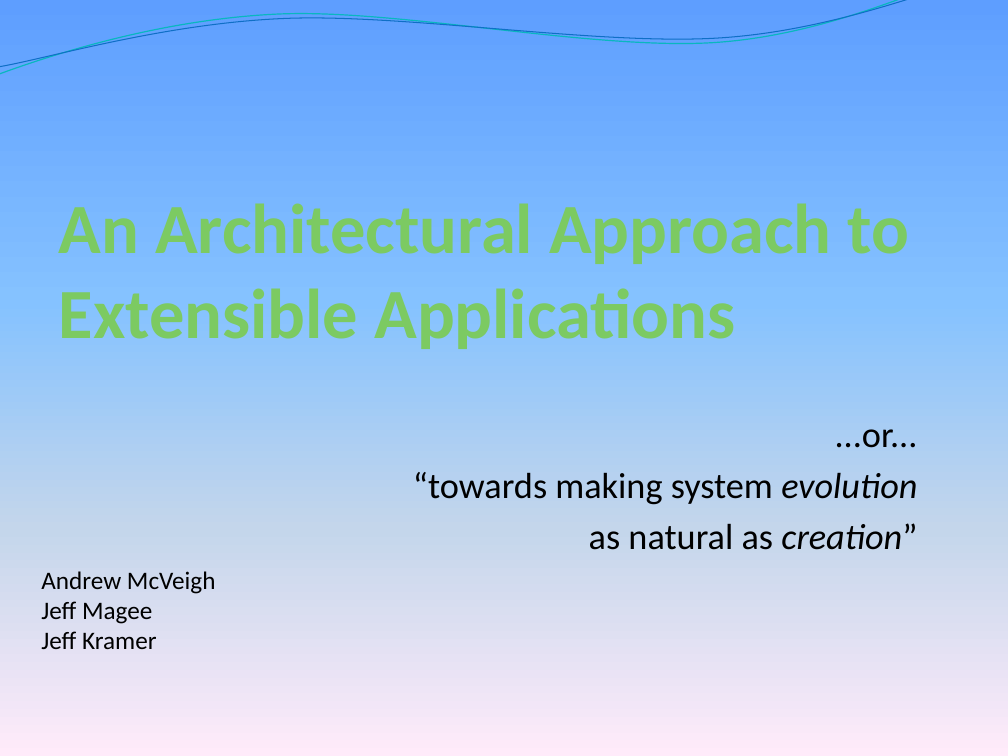
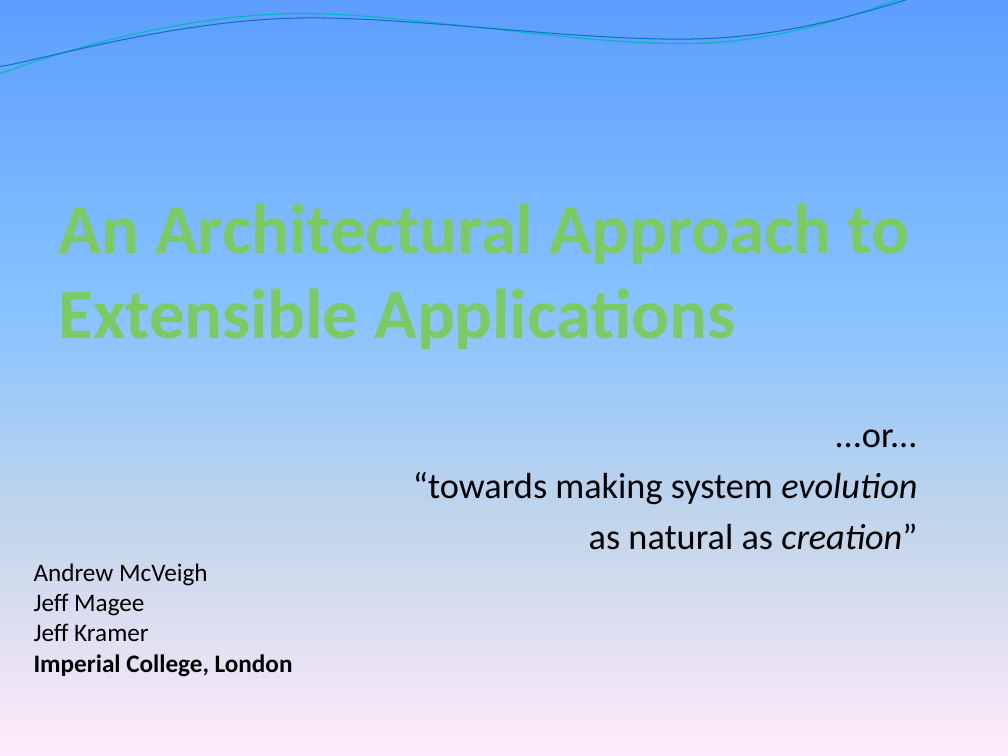
Before and after one commit to Intrinsarc/intrinsarc-evolve, a slide deck: slide 1 of Academic Work/presentations/prague/Evolve - Introduction.pptx. Drawn at 1008x756 pixels with LibreOffice and Linux fonts; fonts in the diff are those of the drawing; background and template pictures are left out. Boxes give left, top, right and bottom in pixels: in the first picture for what was removed or moved away, otherwise in the second. Text is boxed around its words. In the diff, an @@ line names an element or a change of style, - is before the commit and + after.

```diff
--- a/Academic Work/presentations/prague/Evolve - Introduction.pptx
+++ b/Academic Work/presentations/prague/Evolve - Introduction.pptx
@@ text "Andrew McVeigh": place and size @@
-text "Andrew McVeigh" at [41,571,216,649]
+text "Andrew McVeigh" at [34,563,293,677]
@@ text at [34,654,293,677]: paragraph added @@
+Imperial College, London
```
Also in this commit, not shown: 4 other slides changed, 1 slide added.
